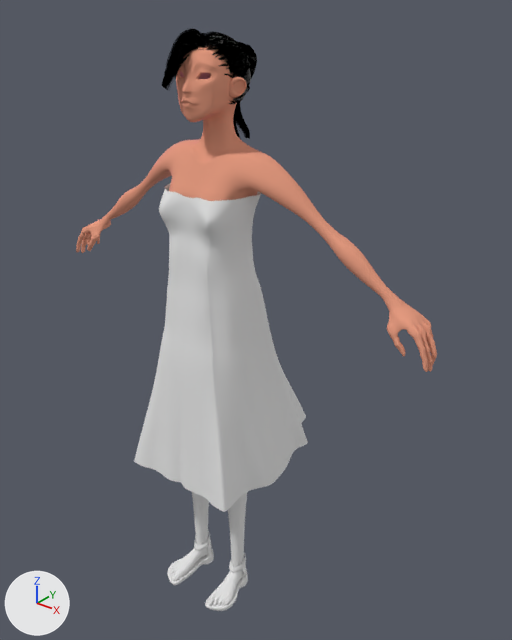
A saved change to the Blender file LIB/Setup/Isabelle/Isabelle_Setup_05.blend.
The view is the same before and after, from a 50 mm camera at (1.23, -1.389, 1.816) aimed at (0.037, 0.103, 0.891). The axes (+X, +Y, +Z) are drawn at lower left. The lights are the same throughout.

Names of what the first picture shows: 'Isabelle_Cheveux.001', 'Isabelle_Corp', 'Isabelle_Sandale', 'laSoeur_corp.002'.
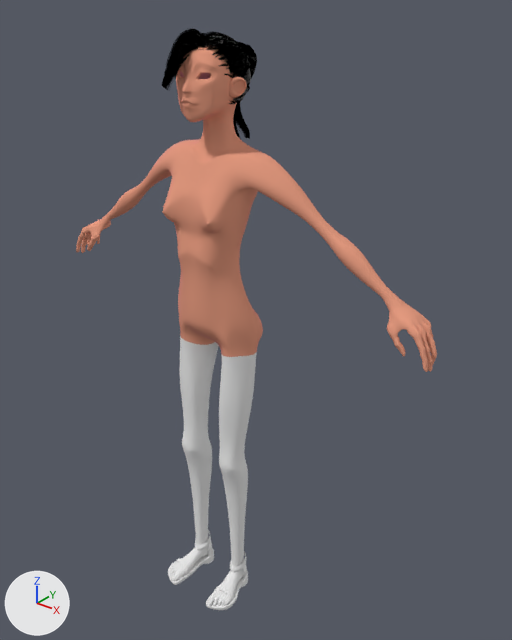
The change, as a diff of the scene's bpy script:
```diff
--- a/LIB/Setup/Isabelle/Isabelle_Setup_05.blend.py
+++ b/LIB/Setup/Isabelle/Isabelle_Setup_05.blend.py
@@ ob_lasoeur_corp_002 @@
 ob_lasoeur_corp_002 = bpy.data.objects.new('laSoeur_corp.002', me_cube_011)
-ob_lasoeur_corp_002.parent = ob_isabelle_corp
-ob_lasoeur_corp_002.matrix_parent_inverse = Matrix(((0.845, 0.0, 0.0, 0.0), (0.0, 0.845, 0.0, -0.0298), (0.0, 0.0, 0.845, 0.0), (0.0, 0.0, 0.0, 1.0)))
-ob_lasoeur_corp_002.location = (0.0, 0.0353, 0.0)
-ob_lasoeur_corp_002.scale = (1.18, 1.18, 1.18)
+ob_lasoeur_corp_002.location = (0.0, 0.0, 0.0)
 _vg = ob_lasoeur_corp_002.vertex_groups.new(name='ClothVG')
@@ ob_lasoeur_corp_002 @@
 _m = ob_lasoeur_corp_002.modifiers.new('Subsurf', 'SUBSURF')
+ob_lasoeur_corp_002.hide_viewport = True
@@ ob_isabelle_sandale @@
 ob_isabelle_sandale = bpy.data.objects.new('Isabelle_Sandale', me_isabelle_sandale)
-ob_isabelle_sandale.location = (0.0, -0.044, 0.0)
+ob_isabelle_sandale.location = (0.0, -0.041, 0.0)
 ob_isabelle_sandale.scale = (1.18, 1.18, 1.18)
```

What differs and where, as boxes [x1, y1, x2, y2] in the pictures (512 x 640 px):
'laSoeur_corp.002', hidden: before [134, 183, 308, 512]
'Isabelle_Sandale', moved: before [167, 531, 248, 611]; after [168, 530, 248, 610]
